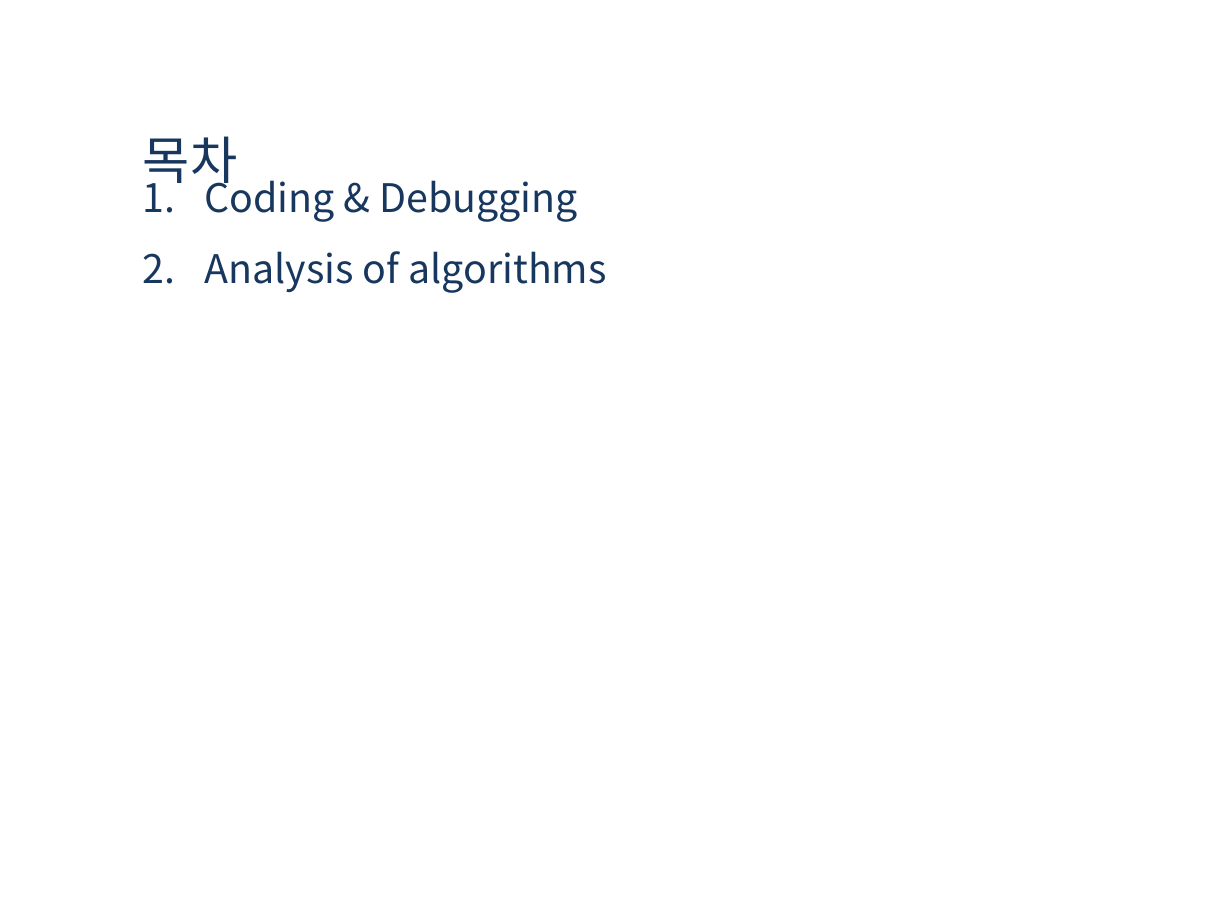
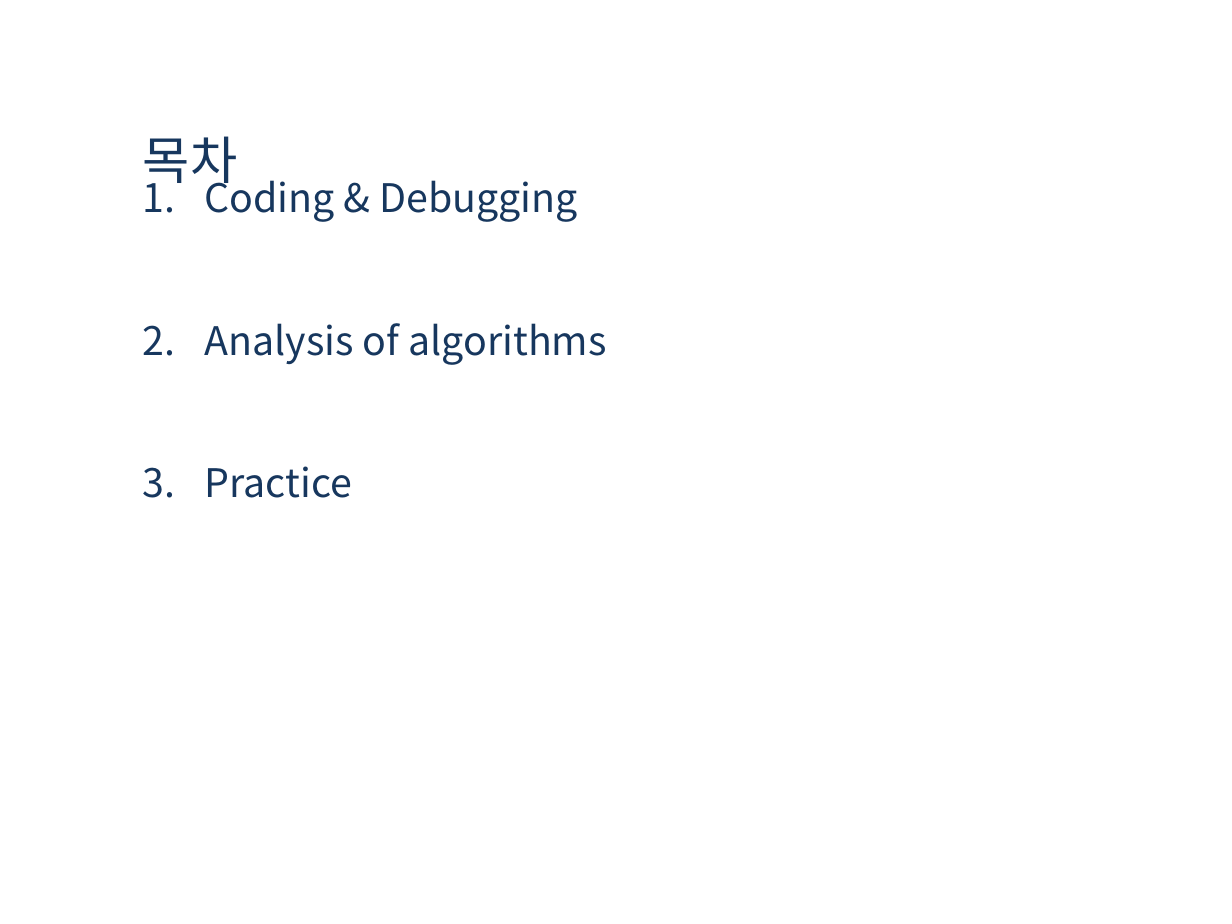
Before and after one commit to hyunynim/Algorithm_Study, a slide deck: slide 2 of PPT/Week2.pptx. Drawn at 1232x924 pixels with LibreOffice and Linux fonts; fonts in the diff are those of the drawing; background and template pictures are left out. Boxes give left, top, right and bottom in pixels: in the first picture for what was removed or moved away, otherwise in the second. Text is boxed around its words. In the diff, an @@ line names an element or a change of style, - is before the commit and + after.

Commit message:
20180322_Practice

```diff
--- a/PPT/Week2.pptx
+++ b/PPT/Week2.pptx
@@ text at bbox=[205, 466, 353, 498]: paragraph added @@
+3. Practice
```
Also in this commit, not shown: 1 other slide changed, 2 slides added, 54 other files.
